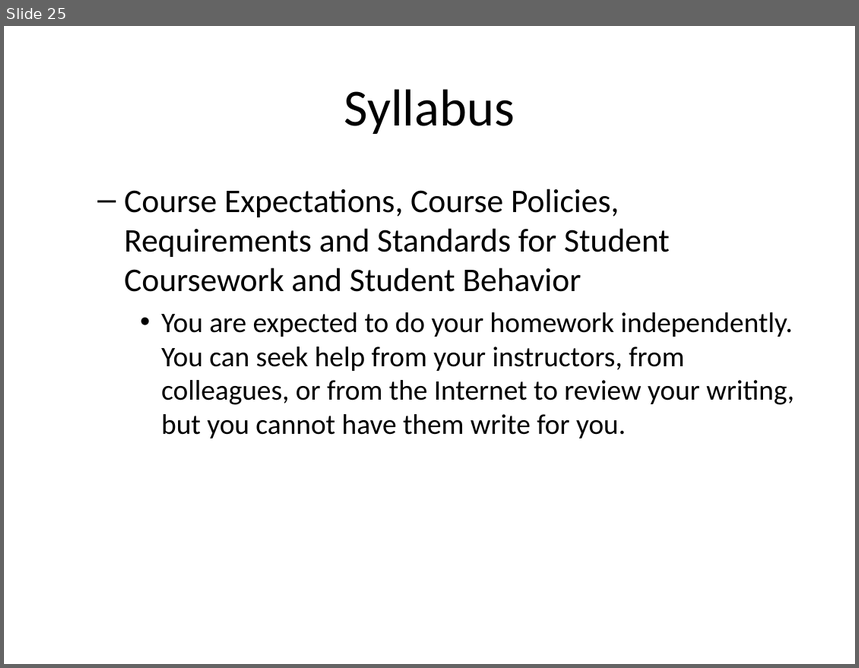
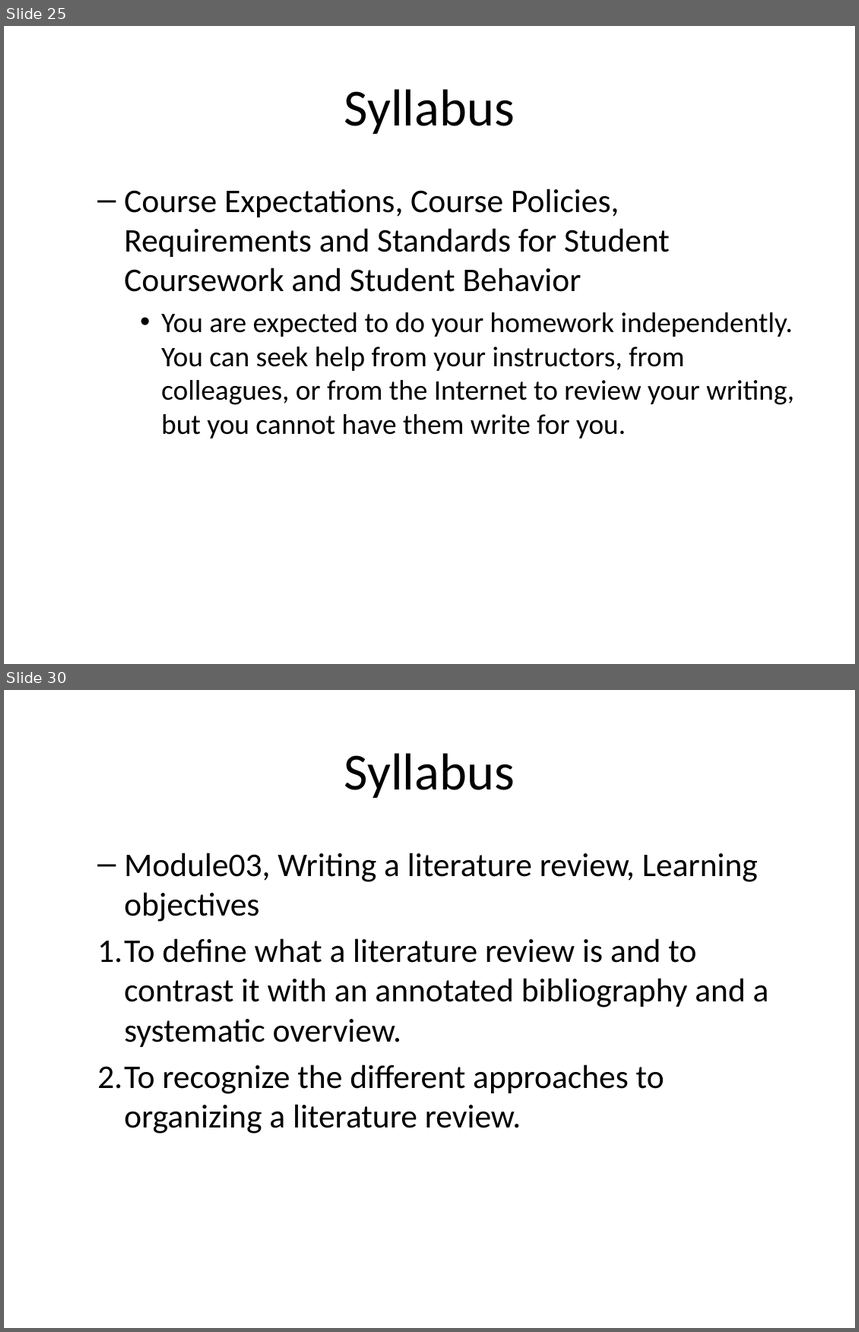
Before and after one commit to pmean/classes, a slide deck: clinical-research-methodology/src/video00-overview.pptx. Shown one above the other, each under a label of ours: slide 25 before the commit, slides 25 and 30 after it; the slides between them are not shown. The pictures are 859x668 and 859x1332 pixels, drawn with LibreOffice and Linux fonts; fonts in the diff are those of the drawing. Boxes give left, top, right and bottom in pixels: in the first picture for what was removed or moved away, otherwise in the second. Text is boxed around its words. In the diff, an @@ line names an element or a change of style, - is before the commit and + after.

```diff
--- a/clinical-research-methodology/src/video00-overview.pptx
+++ b/clinical-research-methodology/src/video00-overview.pptx
@@ slide 30 added at box(4, 690, 855, 1328), background #FFFFFF @@
@@ title added at box(344, 753, 515, 798), 44 pt, text #000000 @@
+Syllabus
@@ text added at box(97, 853, 769, 1134), 28 pt, text #000000 @@
+  – Module03, Writing a literature review, Learning objectives
+  1. To define what a literature review is and to contrast it with an annotated bibliography and a systematic overview.
+  2. To recognize the different approaches to organizing a literature review.
```
Also in this commit, not shown: 9 slides changed, 21 other slides added, 1 slide removed, 2 other files.
